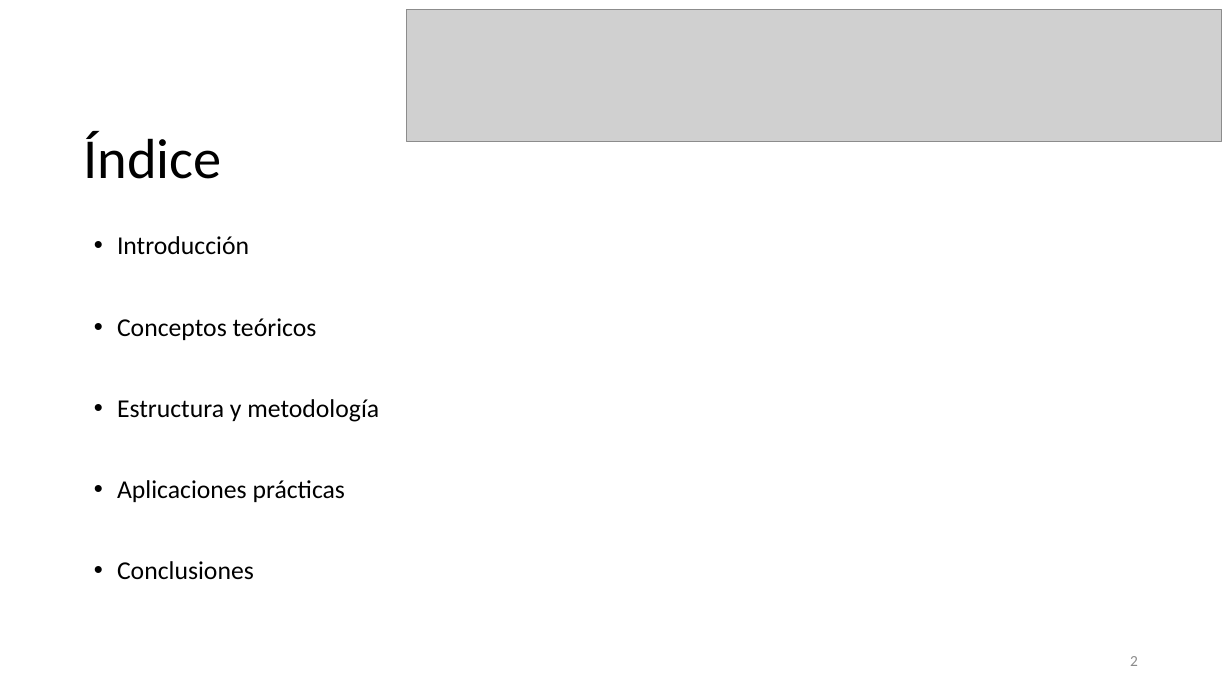
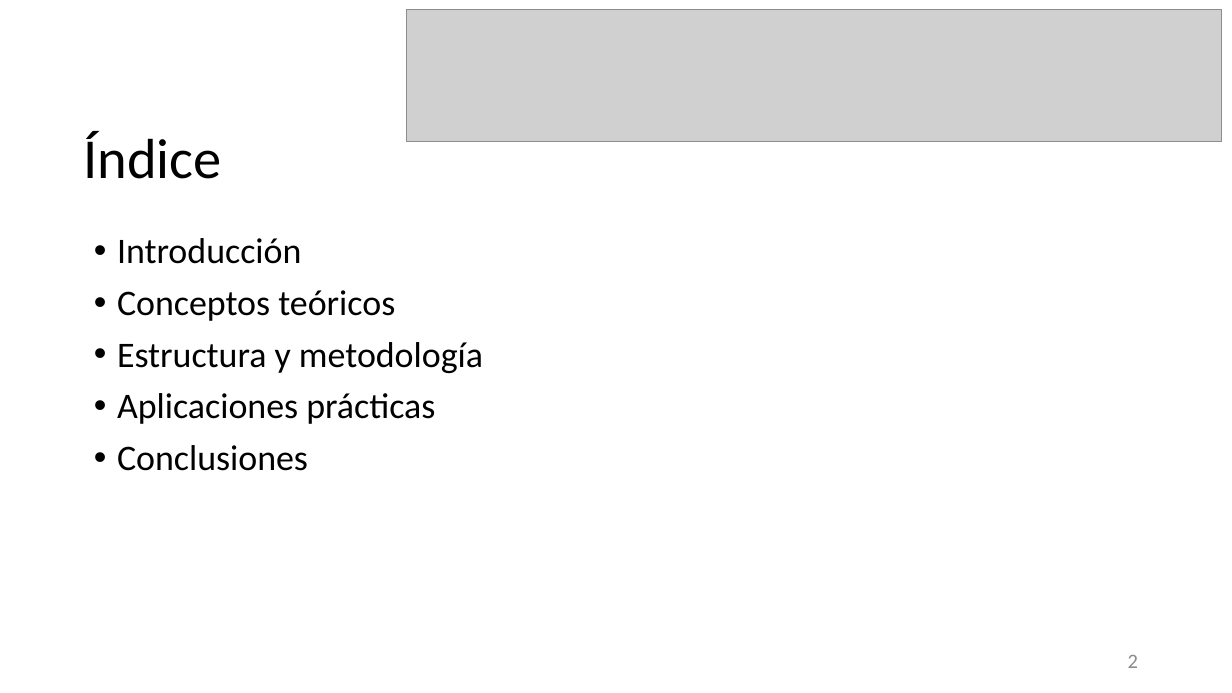
Before and after one commit to BlancaBC/Gravity, a slide deck: slide 2 of Presentacion.pptx. Drawn at 1232x693 pixels with LibreOffice and Linux fonts; fonts in the diff are those of the drawing; grey boxes stand for pictures. Boxes give left, top, right and bottom in pixels: in the first picture for what was removed or moved away, otherwise in the second. Text is boxed around its words. In the diff, an @@ line names an element or a change of style, - is before the commit and + after.

```diff
--- a/Presentacion.pptx
+++ b/Presentacion.pptx
@@ text "Introducción" at (117,238,483,471): size 20 to 28 pt @@
@@ page number at (1128,655,1138,668): size 12 to 16 pt @@
```
Also in this commit, not shown: 1 other slide changed.
